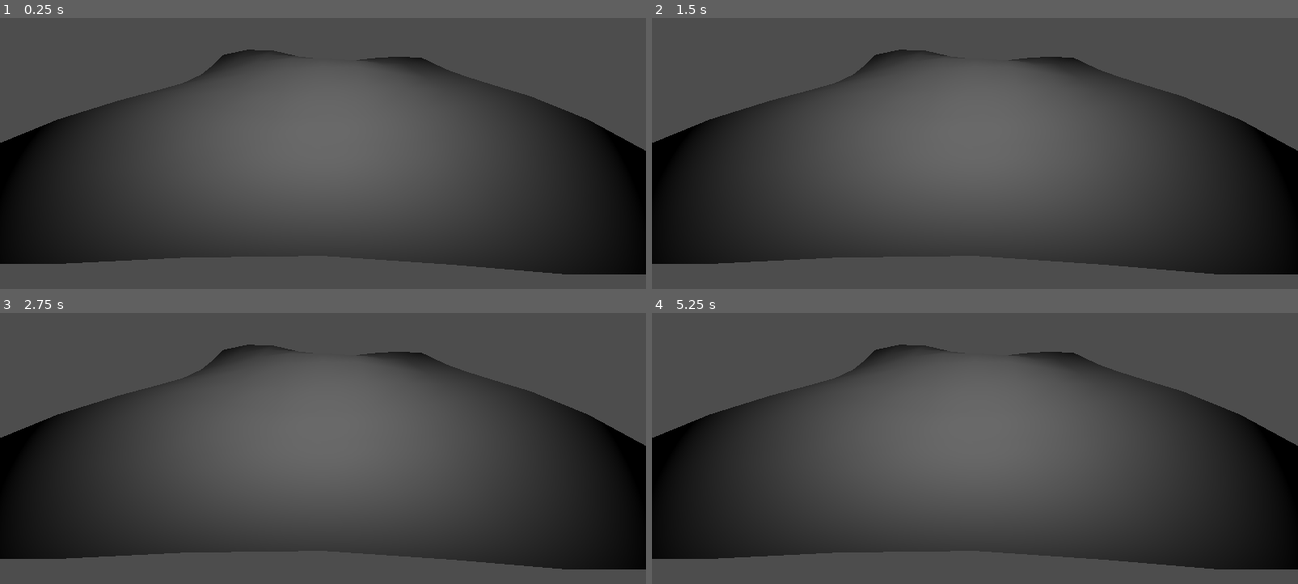
Above: before the commit, frames 1-4 (two rows, left to right).
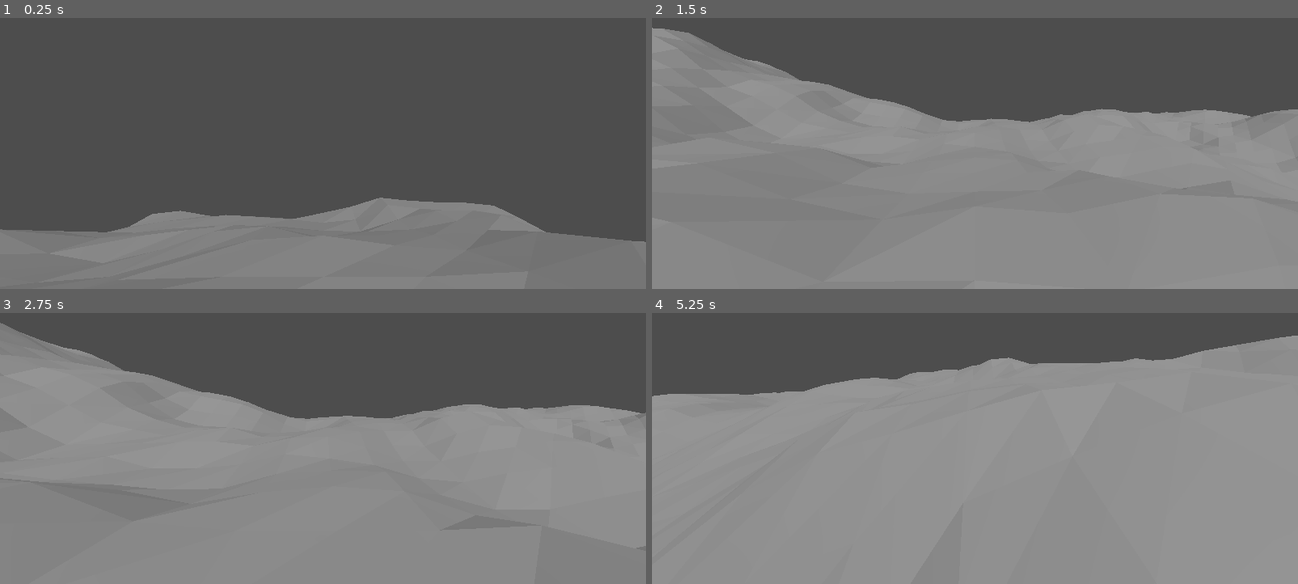
Above: after the commit, the same moments.

Repository: EricL521/Swarm-Intelligence
Game: Godot game, scene res://world.tscn
Two runs of this game, one before a commit and one after it. Both use one fixed random seed, a clock stepped at 60 frames per second and the inputs below. Before the commit the project has no main scene; this scene is started directly in both runs.
Inputs (mouse positions are in pixels of both pictures, inside the frame that each line leads up to):
- Up to frame 1 (0.25 s): no input
- Up to frame 2 (1.5 s): tap Enter (generate_world, bound only after the commit) at 0.5 s; move the mouse to (1117, 88) at 0.52 s; hold S (camera_backwards, bound only after the commit) 0.53-1.28 s; tap Q (camera_down, bound only after the commit) at 0.8, 1.35 s; move the mouse to (845, 126) at 1.27 s
- Up to frame 3 (2.75 s): tap W (camera_forwards, bound only after the commit) at 1.55 s; tap Space at 2 s; move the mouse to (387, 321) at 2.02 s; hold W (camera_forwards, bound only after the commit) from 2.03 s (still down); tap A (camera_left, bound only after the commit) at 2.3 s
- Up to frame 4 (5.25 s): move the mouse to (942, 475) at 2.77 s; release W (camera_forwards, bound only after the commit) at 2.78 s; tap A (camera_left, bound only after the commit) at 2.85 s; tap D (camera_right, bound only after the commit) at 3.05 s; tap Enter (generate_world, bound only after the commit) at 3.5, 4.55, 5.1 s; move the mouse to (1168, 456) at 3.52 s; hold D (camera_right, bound only after the commit) 3.53-4.28 s; tap E (camera_up, bound only after the commit) at 3.8, 4.35 s; move the mouse to (781, 348) at 4.27 s; tap Space at 5 s; move the mouse to (1007, 402) at 5.02 s

The runs differ from the first frame. In frame 1, 45% of the frame differs, in the area x 0-100%, y 11-100%; in frame 2, 73%; in frame 3, 73%; in frame 4, 80%, in the area x 0-100%, y 8-100%.

Commit message:
You can now move around in world

Diff:
--- a/project.godot
+++ b/project.godot
@@ -11,5 +11,49 @@
 [application]
 
 config/name="Swarm Intelligence"
+run/main_scene="res://world.tscn"
 config/features=PackedStringArray("4.2", "Forward Plus")
 config/icon="res://icon.svg"
+
+[input]
+
+camera_down={
+"deadzone": 0.5,
+"events": [Object(InputEventKey,"resource_local_to_scene":false,"resource_name":"","device":-1,"window_id":0,"alt_pressed":false,"shift_pressed":false,"ctrl_pressed":false,"meta_pressed":false,"pressed":false,"keycode":0,"physical_keycode":81,"key_label":0,"unicode":113,"echo":false,"script":null)
+]
+}
+camera_forwards={
+"deadzone": 0.5,
+"events": [Object(InputEventKey,"resource_local_to_scene":false,"resource_name":"","device":-1,"window_id":0,"alt_pressed":false,"shift_pressed":false,"ctrl_pressed":false,"meta_pressed":false,"pressed":false,"keycode":0,"physical_keycode":87,"key_label":0,"unicode":119,"echo":false,"script":null)
+]
+}
+camera_backwards={
+"deadzone": 0.5,
+"events": [Object(InputEventKey,"resource_local_to_scene":false,"resource_name":"","device":-1,"window_id":0,"alt_pressed":false,"shift_pressed":false,"ctrl_pressed":false,"meta_pressed":false,"pressed":false,"keycode":0,"physical_keycode":83,"key_label":0,"unicode":115,"echo":false,"script":null)
+]
+}
+camera_right={
+"deadzone": 0.5,
+"events": [Object(InputEventKey,"resource_local_to_scene":false,"resource_name":"","device":-1,"window_id":0,"alt_pressed":false,"shift_pressed":false,"ctrl_pressed":false,"meta_pressed":false,"pressed":false,"keycode":0,"physical_keycode":68,"key_label":0,"unicode":100,"echo":false,"script":null)
+]
+}
+camera_left={
+"deadzone": 0.5,
+"events": [Object(InputEventKey,"resource_local_to_scene":false,"resource_name":"","device":-1,"window_id":0,"alt_pressed":false,"shift_pressed":false,"ctrl_pressed":false,"meta_pressed":false,"pressed":false,"keycode":0,"physical_keycode":65,"key_label":0,"unicode":97,"echo":false,"script":null)
+]
+}
+camera_up={
+"deadzone": 0.5,
+"events": [Object(InputEventKey,"resource_local_to_scene":false,"resource_name":"","device":-1,"window_id":0,"alt_pressed":false,"shift_pressed":false,"ctrl_pressed":false,"meta_pressed":false,"pressed":false,"keycode":0,"physical_keycode":69,"key_label":0,"unicode":101,"echo":false,"script":null)
+]
+}
+toggle_rotate={
+"deadzone": 0.5,
+"events": [Object(InputEventMouseButton,"resource_local_to_scene":false,"resource_name":"","device":-1,"window_id":0,"alt_pressed":false,"shift_pressed":false,"ctrl_pressed":false,"meta_pressed":false,"button_mask":2,"position":Vector2(124, 15),"global_position":Vector2(128, 56),"factor":1.0,"button_index":2,"canceled":false,"pressed":true,"double_click":false,"script":null)
+]
+}
+generate_world={
+"deadzone": 0.5,
+"events": [Object(InputEventKey,"resource_local_to_scene":false,"resource_name":"","device":-1,"window_id":0,"alt_pressed":false,"shift_pressed":false,"ctrl_pressed":false,"meta_pressed":false,"pressed":false,"keycode":0,"physical_keycode":4194309,"key_label":0,"unicode":0,"echo":false,"script":null)
+]
+}
--- /dev/null
+++ b/scripts/Camera3D.gd
@@ -0,0 +1,48 @@
+extends Camera3D
+
+@export var move_speed = 0.1
+@export var rotate_speed = 0.25
+@export var x_rotation = 0
+@export var y_rotation = -40
+
+@onready var rotating = false
+
+# Called when the node enters the scene tree for the first time.
+func _ready():
+	pass # Replace with function body.
+
+# Called every frame. 'delta' is the elapsed time since the previous frame.
+func _process(_delta):
+	var local_transform = Vector3.ZERO
+	if Input.is_action_pressed("camera_forwards"):
+		local_transform += Vector3.FORWARD
+	if Input.is_action_pressed("camera_backwards"):
+		local_transform += Vector3.BACK
+	if Input.is_action_pressed("camera_left"):
+		local_transform += Vector3.LEFT
+	if Input.is_action_pressed("camera_right"):
+		local_transform += Vector3.RIGHT
+	if Input.is_action_pressed("camera_down"):
+		transform = transform.translated(Vector3.DOWN * move_speed)
+	if Input.is_action_pressed("camera_up"):
+		transform = transform.translated(Vector3.UP * move_speed)
+	# Apply transform
+	transform = transform.translated_local(local_transform.normalized() * move_speed)
+
+	if Input.is_action_just_pressed("toggle_rotate"):
+		rotating = not rotating
+		if (rotating): Input.set_mouse_mode(Input.MOUSE_MODE_CAPTURED)
+		else: Input.set_mouse_mode(Input.MOUSE_MODE_VISIBLE)
+
+# used for detecting mouse movement
+func _input(event):
+	if rotating and event is InputEventMouseMotion:
+		x_rotation += -event.relative.x * rotate_speed
+		y_rotation += -event.relative.y * rotate_speed
+		# limit y_rotation
+		y_rotation = clamp(y_rotation, -90, 90)
+
+		# Update basis
+		transform.basis = Basis() # reset rotation
+		rotate_object_local(Vector3.UP, deg_to_rad(x_rotation)) # first rotate in Y
+		rotate_object_local(Vector3.RIGHT, deg_to_rad(y_rotation)) # then rotate in X
--- a/scripts/world.gd
+++ b/scripts/world.gd
@@ -1,33 +1,35 @@
 extends Node3D
 
 @export var world_seed = 0
+@export var mesh_shape = MESH_SHAPE.DIAGONAL
 @export var chunk_size = 8 # chunk size in meters
-@export var pixels_per_meter = 1 # might cause problems if chunk_size * pixels_per_meter isn't a whole number
+@export var pixels_per_meter = 0.5 # might cause problems if chunk_size * pixels_per_meter isn't a whole number
 @export var noise_scalar = 15 # noise values are multiplied by this amount
 
 # stuff about the mesh shape for each pixel
 # ex. box, 4 triangles, 2 triangles
 # Options are {cross, diagonal, positive_diagonal}
 # Format of each is [[shape], [shape], ...]
-const mesh_shapes = {
+const mesh_shapes = [
 	# Box with a cross in it
-	"cross": [
+	[
 		[Vector2(0, 0), Vector2(0, 1), Vector2(0.5, 0.5)],
 		[Vector2(0, 1), Vector2(1, 1), Vector2(0.5, 0.5)],
 		[Vector2(1, 1), Vector2(1, 0), Vector2(0.5, 0.5)],
 		[Vector2(1, 0), Vector2(0, 0), Vector2(0.5, 0.5)]
 	],
 	# Box with a diagonal
-	"diagonal": [
+	[
 		[Vector2(0, 0), Vector2(0, 1), Vector2(1, 0)],
 		[Vector2(0, 1), Vector2(1, 1), Vector2(1, 0)]
 	],
 	# Box with a diagonal that has a positive slope
-	"positive_diagonal": [
+	[
 		[Vector2(0, 0), Vector2(0, 1), Vector2(1, 1)],
 		[Vector2(0, 0), Vector2(1, 1), Vector2(1, 0)]
 	]
-}
+]
+enum MESH_SHAPE {CROSS, DIAGONAL, POSITIVE_DIAGONAL}
 
 var noise_generator; # Initialized in ready
 
@@ -35,41 +37,58 @@
 func _ready():
 	noise_generator = FastNoiseLite.new()
 	noise_generator.set_seed(world_seed)
-	generate_chunk(0, 0, mesh_shapes.diagonal, true)
+	generate_chunks(-1, 1, -1, 1, true)
 
 # Called every frame. 'delta' is the elapsed time since the previous frame.
 func _process(_delta):
-	pass
+	if Input.is_action_just_pressed("generate_world"):
+		# Clear previously generate dchunks
+		get_tree().call_group("chunks", "queue_free")
 
+		world_seed = randf() * 100000
+		noise_generator.set_seed(world_seed)
+
+		generate_chunks(-5, 5, -5, 5, true)
+
+func generate_chunks(x_min, x_max, y_min, y_max, reverse_winding_order):
+	for x in range(x_min, x_max + 1):
+		for y in range(y_min, y_max + 1):
+			generate_chunk(x, y, reverse_winding_order)
 # generates a chunk at inputed position
 # note: 0, 0 is at the center of the chunk
 # reverse_winding_order effectively changes the side that the mesh is visible on
-func generate_chunk(x, y, mesh_shape, reverse_winding_order):
-	var array_mesh = generate_chunk_array_mesh(x, y, mesh_shape, reverse_winding_order)
+func generate_chunk(x, y, reverse_winding_order):
+	var array_mesh = generate_chunk_array_mesh(x, y, reverse_winding_order)
 
 	var m = MeshInstance3D.new()
 	m.mesh = array_mesh
+	m.add_to_group("chunks")
 	add_child(m)
 # generates an arraymesh for a chunk
-func generate_chunk_array_mesh(chunk_x, chunk_y, mesh_shape, reverse_winding_order):
-	# Initialize the ArrayMesh.
+func generate_chunk_array_mesh(chunk_x, chunk_y, reverse_winding_order):
+	# Initialize the ArrayMesh
 	var array_mesh = ArrayMesh.new()
 
 	for i in range(-1.0/2 * chunk_size * pixels_per_meter, 1.0/2 * chunk_size * pixels_per_meter):
 		for j in range(-1.0/2 * chunk_size * pixels_per_meter, 1.0/2 * chunk_size * pixels_per_meter):
-			for mesh in mesh_shape:
+			for mesh in mesh_shapes[mesh_shape]:
 				var vertices = PackedVector3Array()
+				var normals = PackedVector3Array()
 				# NOTE: Y is the up direction
 				for k in range(mesh.size()):
 					var vertex = mesh[mesh.size() - k - 1 if reverse_winding_order else k]
 					var x_pos = (float(chunk_x) * chunk_size) + (float(i + vertex.x) / pixels_per_meter)
 					var y_pos = (float(chunk_y) * chunk_size) + (float(j + vertex.y) / pixels_per_meter)
 					vertices.push_back(Vector3(x_pos, get_height(x_pos, y_pos), y_pos))
+				# Calculate normal of face
+				var normal = (vertices[2] - vertices[0]).cross(vertices[1] - vertices[0])
+				for k in range(mesh.size()): normals.push_back(normal)
 
 				# Add surface to mesh
 				var arrays = []
 				arrays.resize(Mesh.ARRAY_MAX)
 				arrays[Mesh.ARRAY_VERTEX] = vertices
+				arrays[Mesh.ARRAY_NORMAL] = normals
 				array_mesh.add_surface_from_arrays(Mesh.PRIMITIVE_TRIANGLES, arrays)
 	return array_mesh
 
--- a/world.tscn
+++ b/world.tscn
@@ -1,14 +1,14 @@
-[gd_scene load_steps=2 format=3 uid="uid://copajfepskeqc"]
+[gd_scene load_steps=3 format=3 uid="uid://copajfepskeqc"]
 
 [ext_resource type="Script" path="res://scripts/world.gd" id="1_18kru"]
+[ext_resource type="Script" path="res://scripts/Camera3D.gd" id="2_674hy"]
 
 [node name="World" type="Node3D"]
 script = ExtResource("1_18kru")
 
 [node name="Camera3D" type="Camera3D" parent="."]
-transform = Transform3D(1, 0, 0, 0, 0.764021, 0.645191, 0, -0.645191, 0.764021, 2.38419e-07, 3.30889, 4.61027)
+transform = Transform3D(1, 0, 0, 0, 1, 0, 0, 0, 1, 2.38419e-07, 3.30889, 4.61027)
+script = ExtResource("2_674hy")
 
-[node name="SpotLight3D" type="SpotLight3D" parent="."]
-transform = Transform3D(1, 0, 0, 0, 0.470073, 0.882628, 0, -0.882628, 0.470073, 2.38419e-07, 4.3954, 4.28092)
-light_energy = 5.0
-spot_range = 12.1537
+[node name="DirectionalLight3D" type="DirectionalLight3D" parent="."]
+transform = Transform3D(1, 0, 0, 0, 0.5, 0.866025, 0, -0.866025, 0.5, 0, 0, 0)
